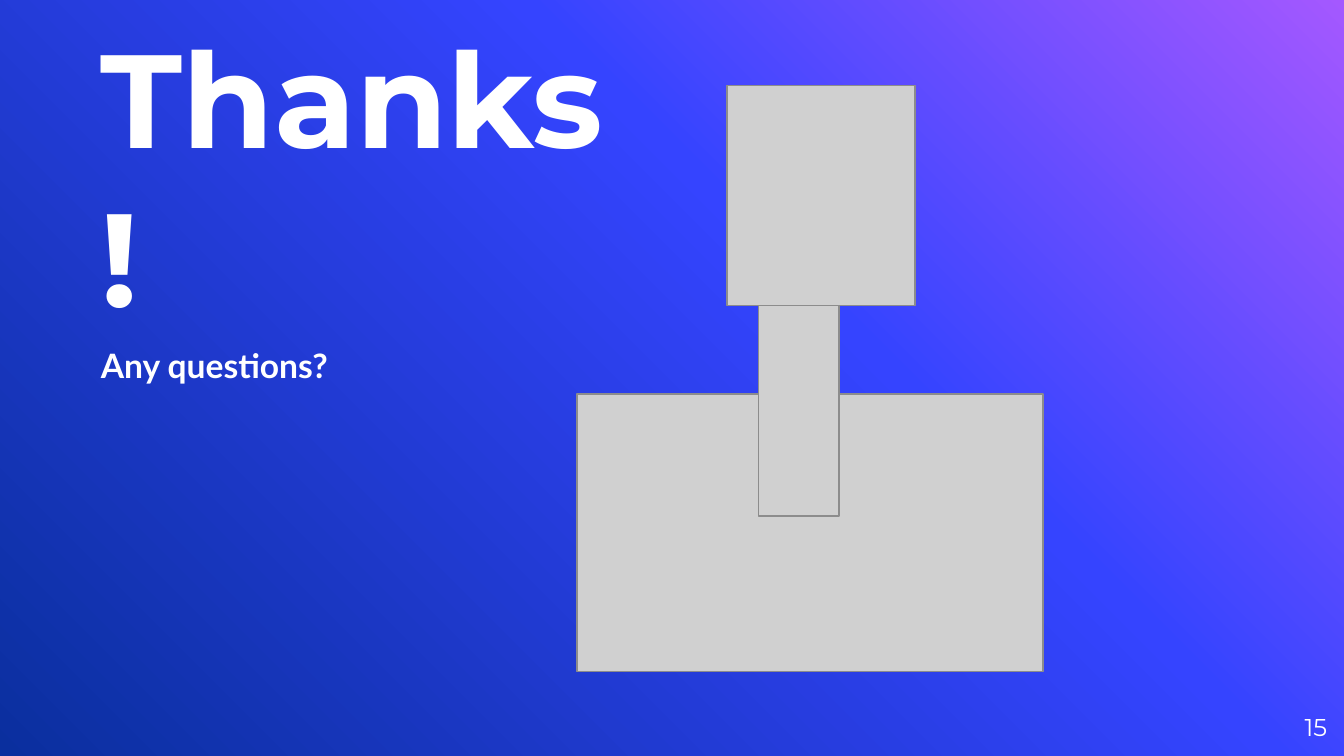
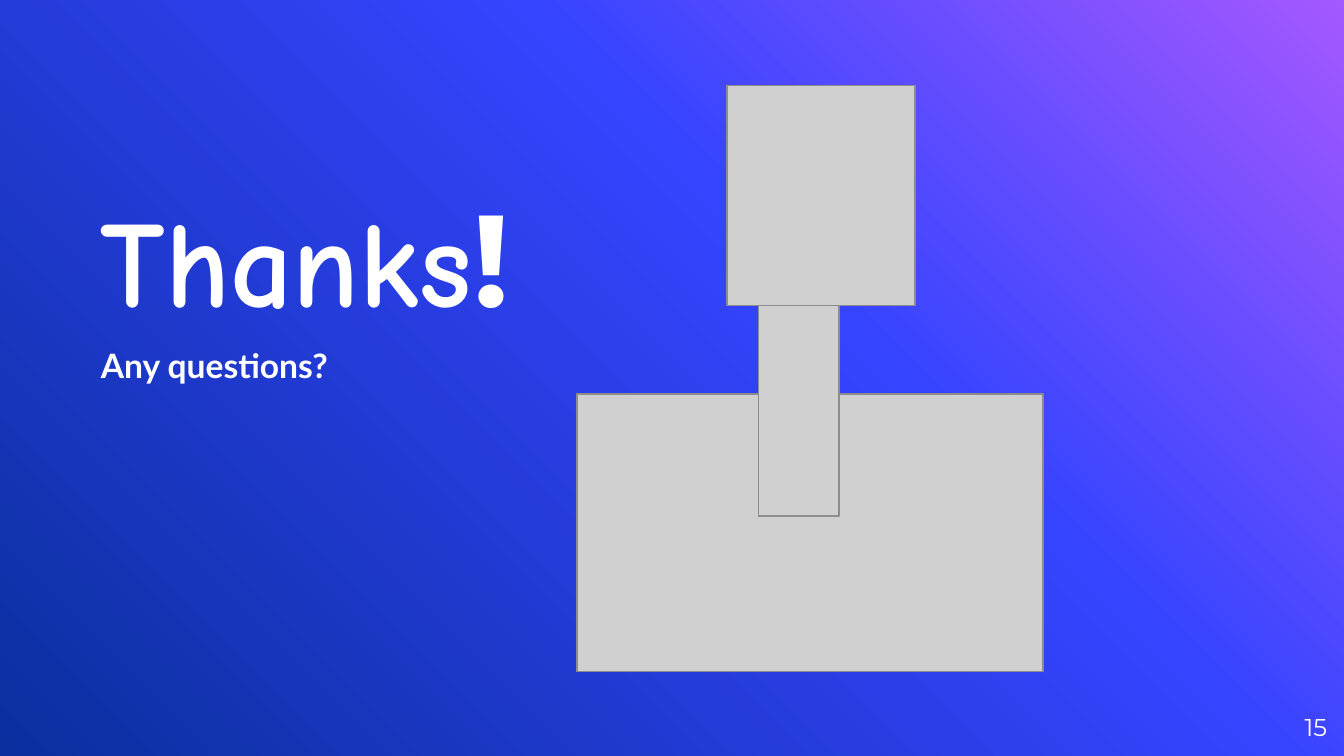
Before and after one commit to Abilov599/my-presentation, a slide deck: slide 15 of Programming Paradigms.pptx. Drawn at 1344x756 pixels with LibreOffice and Linux fonts; fonts in the diff are those of the drawing; grey boxes stand for pictures; background and template pictures are left out. Boxes give left, top, right and bottom in pixels: in the first picture for what was removed or moved away, otherwise in the second. Text is boxed around its words. In the diff, an @@ line names an element or a change of style, - is before the commit and + after.

Commit message:
font edited

```diff
--- a/Programming Paradigms.pptx
+++ b/Programming Paradigms.pptx
@@ title "Thanks!" at [101, 224, 472, 309]: size 71 to 66 pt, size 71 to 70 pt, font Montserrat to Comic Neue in "Thanks!" @@
```
